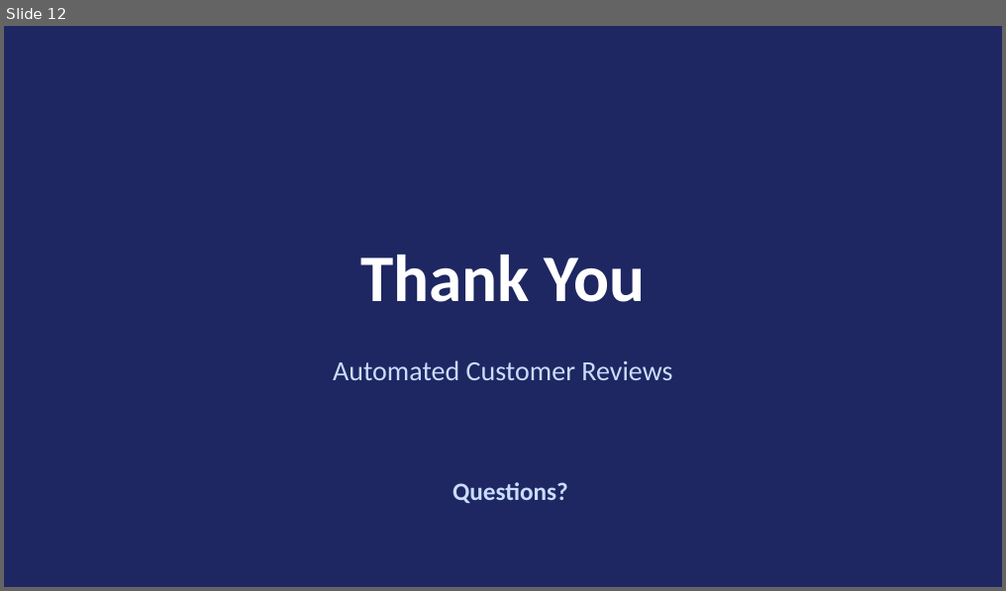
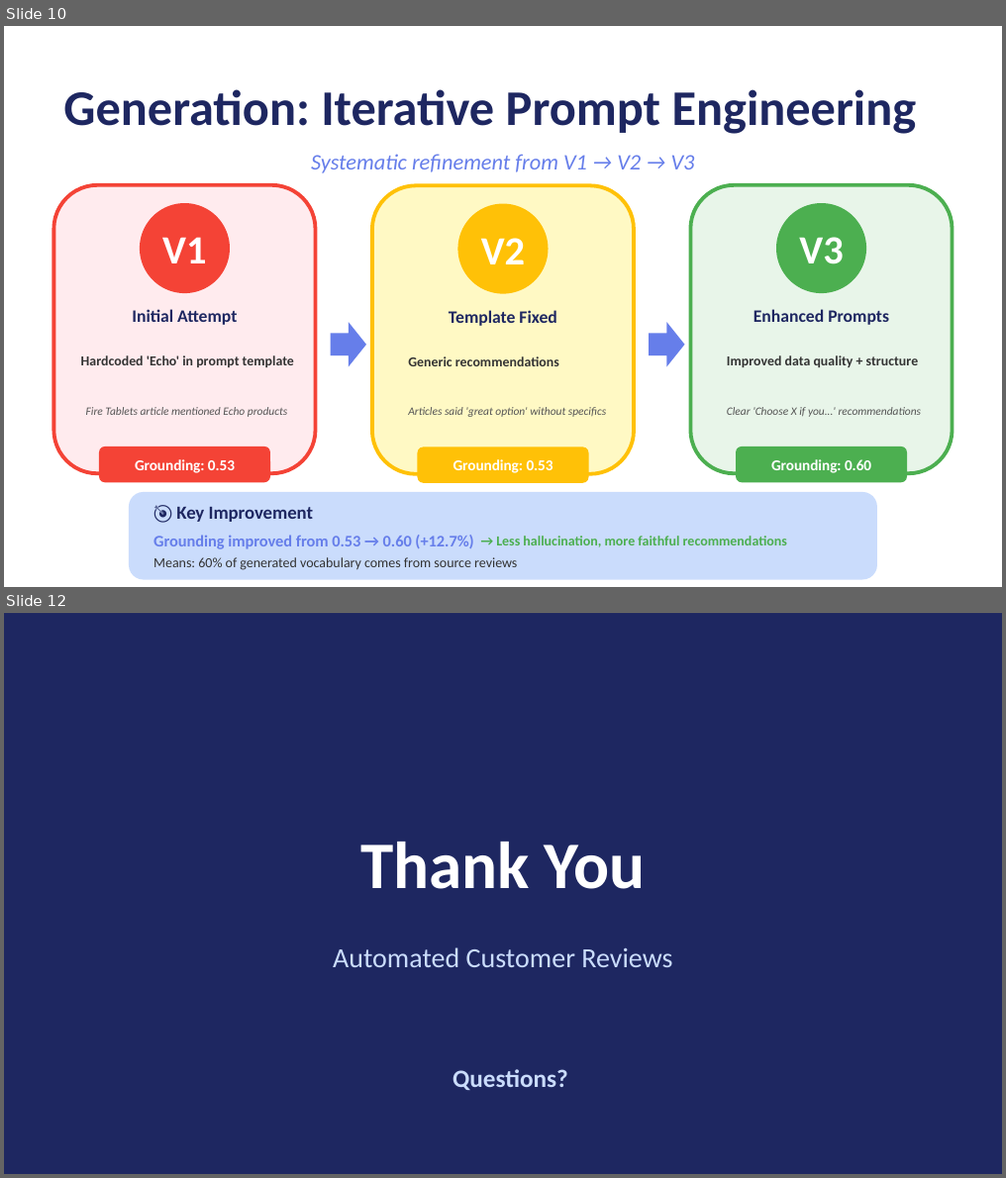
Before and after one commit to marcosfsousa/project-ironhack-automated-customer-reviews, a slide deck: deliverables/G8 - Automated Customer Reviews - Presentation.pptx. Shown one above the other, each under a label of ours: slide 12 before the commit, slides 10 and 12 after it; the slides between them are not shown. The pictures are 1006x591 and 1006x1178 pixels, drawn with LibreOffice and Linux fonts; fonts in the diff are those of the drawing. Boxes give left, top, right and bottom in pixels: in the first picture for what was removed or moved away, otherwise in the second. Text is boxed around its words. In the diff, an @@ line names an element or a change of style, - is before the commit and + after.

```diff
--- a/deliverables/G8 - Automated Customer Reviews - Presentation.pptx
+++ b/deliverables/G8 - Automated Customer Reviews - Presentation.pptx
@@ slide 10 added at [4,26,1002,587], background #FFFFFF @@
@@ text added at [63,89,917,134], 36 pt, text #1E2761, bold @@
+Generation: Iterative Prompt Engineering
@@ text added at [311,154,695,174], 16 pt, text #667EEA, italic @@
+Systematic refinement from V1 → V2 → V3
@@ rounded rectangle added at [54,185,315,474], fill #FFEBEE, outline #F44336 2.71 pt @@
@@ ellipse added at [140,203,230,293], fill #F44336 @@
@@ rounded rectangle added at [372,185,634,474], fill #FFF9C4, outline #FFC107 2.71 pt @@
@@ ellipse added at [458,203,548,293], fill #FFC107 @@
@@ rounded rectangle added at [691,185,952,474], fill #E8F5E9, outline #4CAF50 2.71 pt @@
@@ ellipse added at [776,203,866,293], fill #4CAF50 @@
@@ text added at [162,237,206,264], 28.9 pt, text #FFFFFF, bold @@
+V1
@@ text added at [481,238,525,265], 28.9 pt, text #FFFFFF, bold @@
+V2
@@ text added at [799,237,843,265], 28.9 pt, text #FFFFFF, bold @@
+V3
@@ text added at [132,309,237,325], 12.7 pt, text #1E2761, bold @@
+Initial Attempt
@@ right arrow added at [331,322,366,368], fill #667EEA @@
@@ text added at [449,310,556,326], 12.7 pt, text #1E2761, bold @@
+Template Fixed
@@ right arrow added at [648,322,684,368], fill #667EEA @@
@@ text added at [753,309,889,325], 12.7 pt, text #1E2761, bold @@
+Enhanced Prompts
@@ text added at [81,356,294,368], 9.9 pt, text #333333, bold @@
+Hardcoded 'Echo' in prompt template
@@ text added at [408,357,559,367], 9.9 pt, text #333333, bold @@
+Generic recommendations
@@ text added at [727,356,918,368], 9.9 pt, text #333333, bold @@
+Improved data quality + structure
@@ text added at [86,407,287,417], 8.1 pt, text #555555, italic @@
+Fire Tablets article mentioned Echo products
@@ text added at [408,407,606,417], 8.1 pt, text #555555, italic @@
+Articles said 'great option' without specifics
@@ text added at [727,407,922,417], 8.1 pt, text #555555, italic @@
+Clear 'Choose X if you...' recommendations
@@ rounded rectangle added at [99,447,270,483], fill #F44336 @@
@@ text added at [135,460,235,473], 10.8 pt, text #FFFFFF, bold @@
+Grounding: 0.53
@@ rounded rectangle added at [417,447,589,483], fill #FFC107 @@
@@ text added at [453,460,553,473], 10.8 pt, text #FFFFFF, bold @@
+Grounding: 0.53
@@ rounded rectangle added at [736,447,907,483], fill #4CAF50 @@
@@ text added at [771,460,871,473], 10.8 pt, text #FFFFFF, bold @@
+Grounding: 0.60
@@ rounded rectangle added at [129,492,877,579], fill #CADCFC @@
@@ text added at [176,507,313,522], 13.3 pt, text #1E2761, bold @@
+🎯 Key Improvement
@@ text added at [153,535,473,550], 11.7 pt, text #667EEA, bold @@
+Grounding improved from 0.53 → 0.60 (+12.7%)
@@ text added at [153,558,517,570], 10 pt, text #333333 @@
+Means: 60% of generated vocabulary comes from source reviews
@@ text added at [496,536,787,548], 10 pt, text #4CAF50, bold @@
+→ Less hallucination, more faithful recommendations
```
Also in this commit, not shown: 8 slides changed, 1 other slide added, 1 slide removed.
